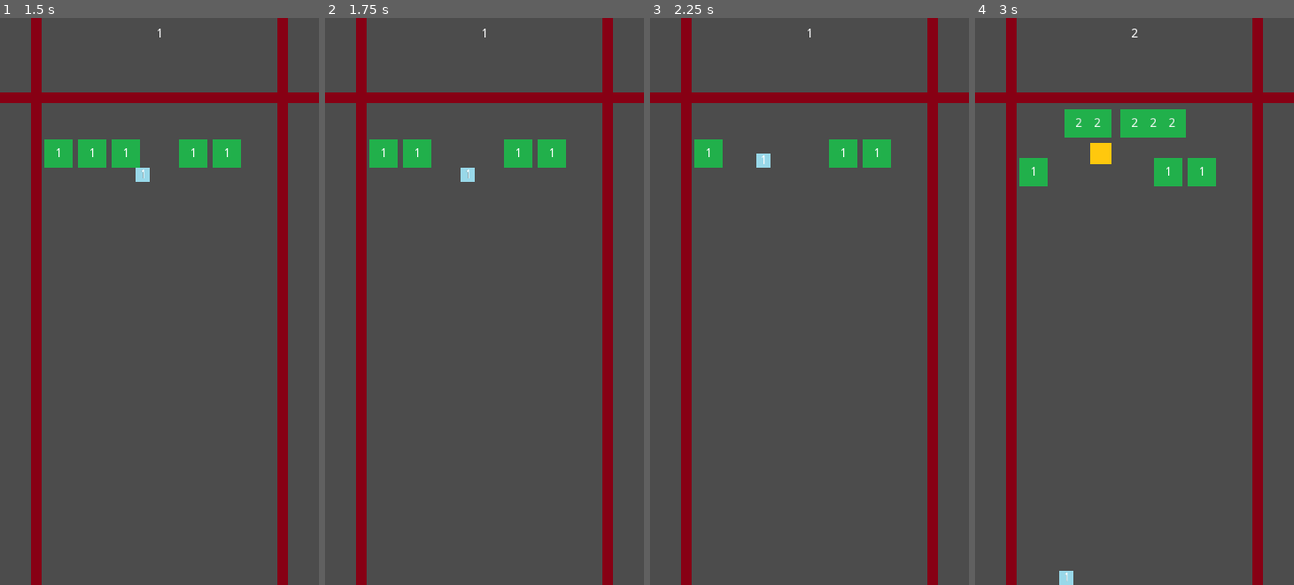
Above: before the commit, frames 1-4 (left to right).
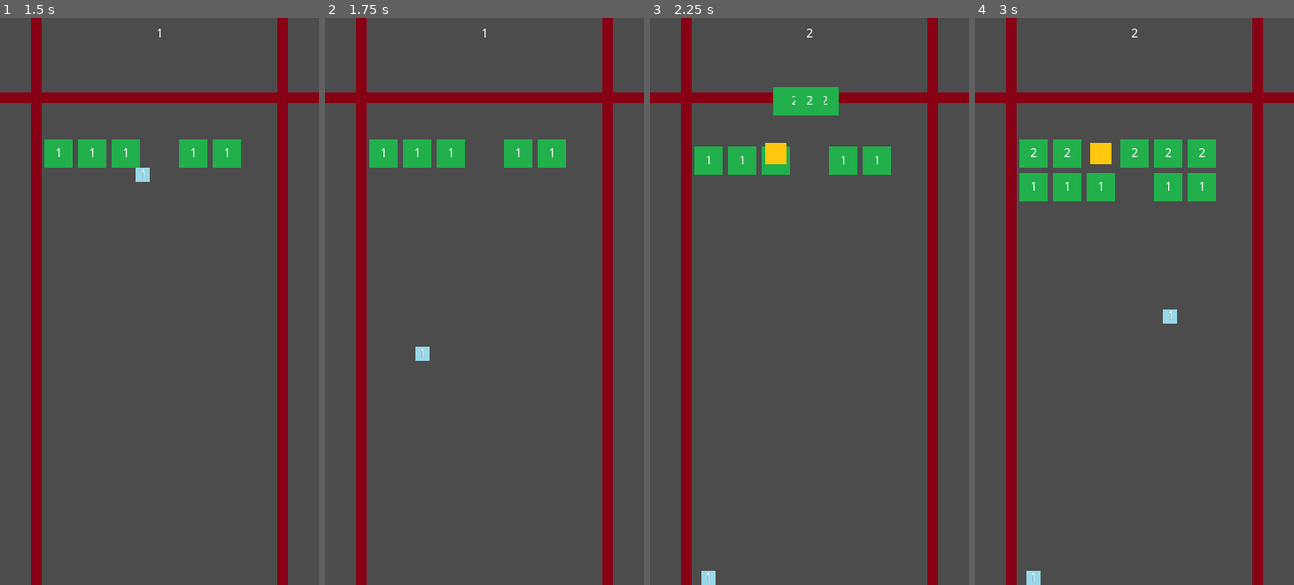
Above: after the commit, the same moments.

Repository: gumballstudios/OneGameAMonth
Game: Godot game, scene res://Test.tscn
Same seed, same stepped clock (60 frames per second), same inputs: the game is played once before the commit and once after it. The project has no main scene, so this scene is started directly.
Inputs (mouse positions are in pixels of both pictures, inside the frame that each line leads up to):
- Up to frame 1 (1.5 s): move the mouse to (229, 273) at 0.52 s; click (229, 273) at 0.6 s; move the mouse to (95, 329) at 1.27 s; click (95, 329) at 1.35 s
- Up to frame 2 (1.75 s): no input
- Up to frame 3 (2.25 s): move the mouse to (841, 176) at 2.02 s; click (841, 176) at 2.1 s
- Up to frame 4 (3 s): move the mouse to (1118, 414) at 2.77 s; click (1118, 414) at 2.85 s

Frame 1 is identical in both runs. In frame 2, 0.7% of the frame differs, in the area x 28-47%, y 21-61%; in frame 3, 2.8%; in frame 4, 5.7%, in the area x 13-76%, y 16-100%.

Commit message:
Tweeking prototype gameplay
Removed ninja strike through weak enemies. Always have power up on first
round.  Reduced the change for strong enemy

Diff:
--- a/2018-02/Scripts/EnemyFormation.gd
+++ b/2018-02/Scripts/EnemyFormation.gd
@@ -26,11 +26,14 @@
 	var enemyChance = [2, 3, 3, 3, 3, 4, 4, 4, 4, 4, 4, 4, 4, 4, 5, 5, 5, 5, 6]
 	var enemyCount = enemyChance[randi() % enemyChance.size()]
 	var giveItem = (randf() <= 0.75)
+	if deployRound == 1:
+		print("always give")
+		giveItem = true
 	var columns = GetRandomColumns(enemyCount, giveItem)
 	for i in range(enemyCount):
 		var enemy = enemyScene.instance()
 		var strength = deployRound
-		if randf() <= 0.25:
+		if randf() <= 0.1:
 			strength *= 2
 		enemy.position = $EnemySpawn.position
 		$EnemyContainer.add_child(enemy)
--- a/2018-02/Scripts/Ninja.gd
+++ b/2018-02/Scripts/Ninja.gd
@@ -19,19 +19,15 @@
 	# move the ball and get any remaining motion after a collision
 	var collision = move_and_collide(motion)
 
-	var bounce = true;
 	if collision:
 		set_physics_process(false)
 		if collision.collider.is_in_group("Ground"):
 			emit_signal("returned", self)
 			return
 		elif collision.collider.is_in_group("Enemy"):
-			var enemy = collision.collider
-			bounce = strength < enemy.strength
-			enemy.Hit(strength)
+			collision.collider.Hit(strength)
 
-		if bounce:
-			velocity = velocity.bounce(collision.normal)
+		velocity = velocity.bounce(collision.normal)
 		$AttackTimer.start()
 
 
